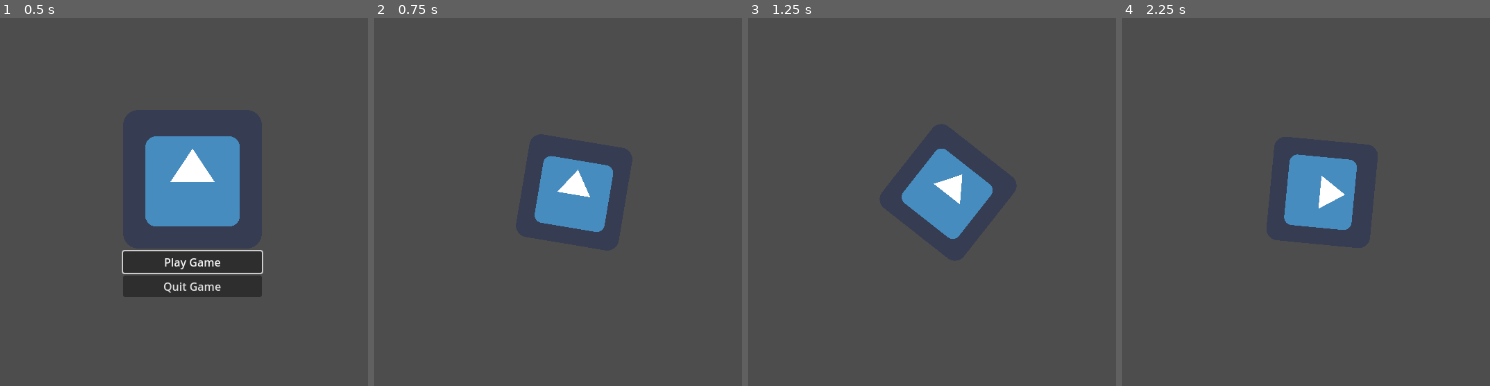
Above: before the commit, frames 1-4 (left to right).
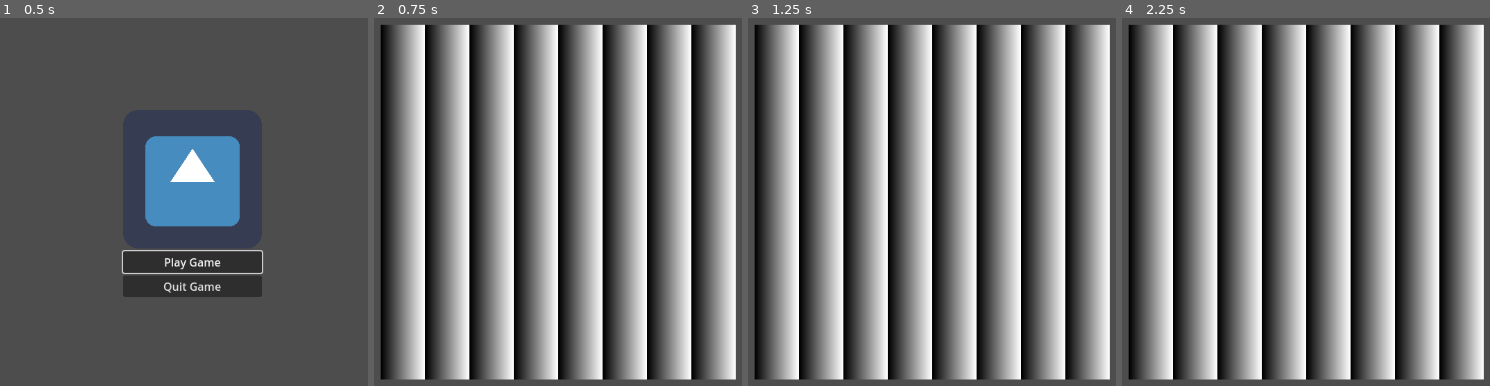
Above: after the commit, the same moments.

Repository: bardunbar/galway-game-jam-23
Game: Godot game, scene res://screens/main_menu/main_menu_scene.tscn
Same seed, same stepped clock (60 frames per second), same inputs: the game is played once before the commit and once after it. The engine's default icon, where the game draws it, is replaced by a stand-in: a white triangle on a blue panel in a dark square.
Inputs:
- Up to frame 1 (0.5 s): no input
- Up to frame 2 (0.75 s): click "Play Game" at 0.5 s
- Up to frame 3 (1.25 s): no input
- Up to frame 4 (2.25 s): no input

Frame 1 is identical in both runs. In frame 2, 77% of the frame differs, in the area x 1-99%, y 1-99%; in frame 3, 77%; in frame 4, 77%.

Commit message:
Adds initial version of dynamically generated grid.

Diff:
--- a/project/screens/game/game_scene.tscn
+++ b/project/screens/game/game_scene.tscn
@@ -1,9 +1,11 @@
-[gd_scene load_steps=5 format=3 uid="uid://cfnef885bvt5u"]
+[gd_scene load_steps=7 format=3 uid="uid://cfnef885bvt5u"]
 
 [ext_resource type="Script" uid="uid://cqdnoi24guymt" path="res://screens/game/game_script.gd" id="1_e6mtp"]
 [ext_resource type="Texture2D" uid="uid://ch2c0uus03qn6" path="res://assets/textures/godot_logo.png" id="1_wpo6x"]
 [ext_resource type="PackedScene" uid="uid://c4oy6yui5ffhj" path="res://screens/play_menu/play_menu_scene.tscn" id="2_jjnch"]
 [ext_resource type="Script" uid="uid://buy4c3xhcnogx" path="res://screens/game/twirl.gd" id="2_uald8"]
+[ext_resource type="Script" uid="uid://54y7nga2oqwa" path="res://screens/game/grid/grid.gd" id="5_b275y"]
+[ext_resource type="PackedScene" uid="uid://hv7ajecc3s74" path="res://screens/game/grid/tile.tscn" id="6_6vlqa"]
 
 [node name="GameScene" type="Node2D"]
 script = ExtResource("1_e6mtp")
@@ -16,5 +18,13 @@
 script = ExtResource("2_uald8")
 rate = 1.0
 
+[node name="Grid" type="Node2D" parent="."]
+position = Vector2(170, 49)
+script = ExtResource("5_b275y")
+tile_class = ExtResource("6_6vlqa")
+grid_width = 8
+grid_height = 8
+metadata/_custom_type_script = "uid://54y7nga2oqwa"
+
 [node name="InterfaceLayer" type="CanvasLayer" parent="."]
 unique_name_in_owner = true
--- /dev/null
+++ b/project/screens/game/grid/grid.gd
@@ -0,0 +1,16 @@
+class_name Grid
+extends Node2D
+
+@export var tile_class: PackedScene
+
+@export var grid_width: int
+@export var grid_height: int
+
+func _ready() -> void:
+	for i in range(grid_width):
+		for j in range(grid_height):
+			var tile: Tile = tile_class.instantiate() as Tile
+			tile.position = position
+			tile.position.x += (64 * j)
+			tile.position.y += (64 * i)
+			add_child(tile)
--- /dev/null
+++ b/project/screens/game/grid/grid.tscn
@@ -0,0 +1,13 @@
+[gd_scene load_steps=4 format=3 uid="uid://dokrrfb2rfisg"]
+
+[ext_resource type="Script" uid="uid://54y7nga2oqwa" path="res://screens/game/grid/grid.gd" id="1_8cxsv"]
+[ext_resource type="PackedScene" uid="uid://hv7ajecc3s74" path="res://screens/game/grid/tile.tscn" id="1_250vr"]
+[ext_resource type="Script" uid="uid://defb5quso33t0" path="res://screens/game/grid/tile.gd" id="3_lbxbp"]
+
+[node name="Grid" type="Node2D"]
+script = ExtResource("1_8cxsv")
+tile_class = ExtResource("1_250vr")
+
+[node name="Tile" type="Node2D" parent="."]
+script = ExtResource("3_lbxbp")
+metadata/_custom_type_script = "uid://defb5quso33t0"
--- /dev/null
+++ b/project/screens/game/grid/tile.gd
@@ -0,0 +1,4 @@
+class_name Tile
+extends Node2D
+
+@onready var current_texture: Sprite2D = $Sprite2D
--- /dev/null
+++ b/project/screens/game/grid/tile.tscn
@@ -0,0 +1,15 @@
+[gd_scene load_steps=4 format=3 uid="uid://hv7ajecc3s74"]
+
+[ext_resource type="Script" uid="uid://defb5quso33t0" path="res://screens/game/grid/tile.gd" id="1_6oxcn"]
+
+[sub_resource type="Gradient" id="Gradient_6oxcn"]
+
+[sub_resource type="GradientTexture2D" id="GradientTexture2D_xi6y3"]
+gradient = SubResource("Gradient_6oxcn")
+
+[node name="Tile" type="Node2D"]
+script = ExtResource("1_6oxcn")
+
+[node name="Sprite2D" type="Sprite2D" parent="."]
+scale = Vector2(0.994417, 1)
+texture = SubResource("GradientTexture2D_xi6y3")
Not shown, added: project/screens/game/grid/grid.gd.uid
Not shown, added: project/screens/game/grid/tile.gd.uid
